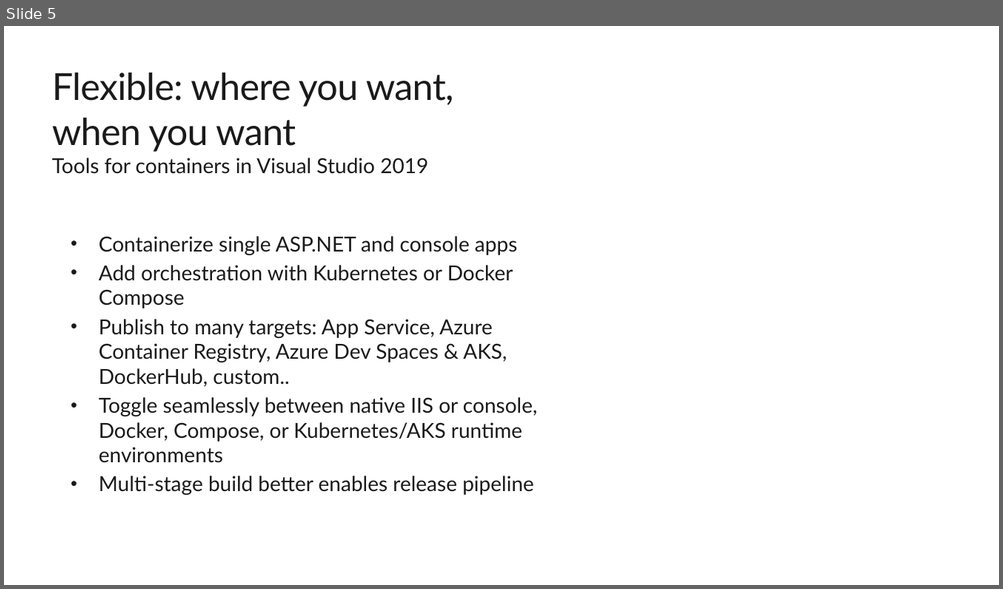
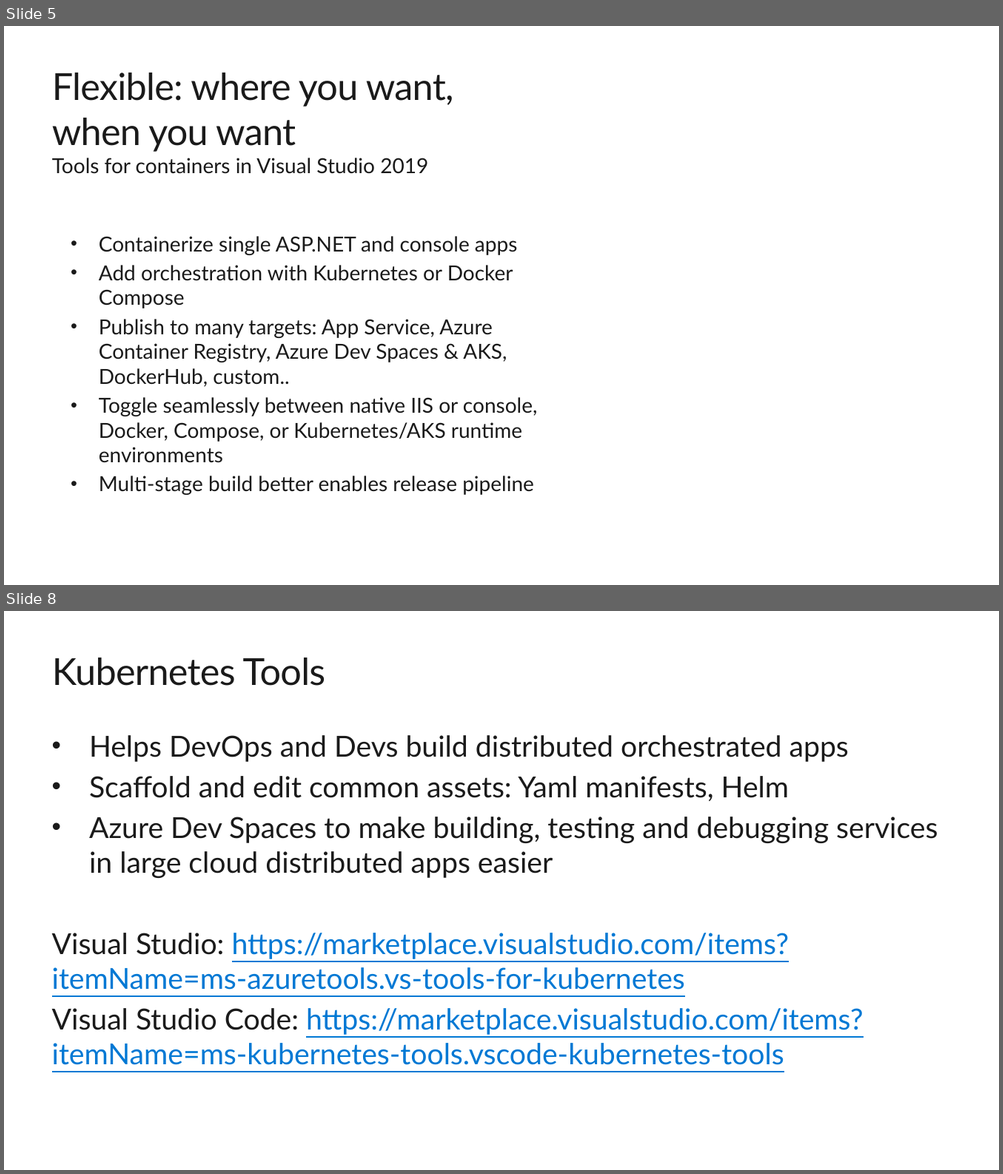
Before and after one commit to paulyuk/docker-all-the-things, a slide deck: VisualStudio2019Launch_Containers FINAL.pptx. Shown one above the other, each under a label of ours: slide 5 before the commit, slides 5 and 8 after it; the slides between them are not shown. The pictures are 1003x589 and 1003x1174 pixels, drawn with LibreOffice and Linux fonts; fonts in the diff are those of the drawing; background and template pictures are left out. Boxes give left, top, right and bottom in pixels: in the first picture for what was removed or moved away, otherwise in the second. Text is boxed around its words. In the diff, an @@ line names an element or a change of style, - is before the commit and + after.

```diff
--- a/VisualStudio2019Launch_Containers FINAL.pptx
+++ b/VisualStudio2019Launch_Containers FINAL.pptx
@@ slide 8 added at (4, 611, 999, 1170), background #FFFFFF @@
@@ title added at (52, 658, 326, 686), 36 pt, text #1A1A1A @@
+Kubernetes Tools
@@ text added at (52, 735, 937, 1065), 28 pt, text #1A1A1A @@
+• Helps DevOps and Devs build distributed orchestrated apps
+• Scaffold and edit common assets: Yaml manifests, Helm
+• Azure Dev Spaces to make building, testing and debugging services in large cloud distributed apps easier
+Visual Studio: https://marketplace.visualstudio.com/items?itemName=ms-azuretools.vs-tools-for-kubernetes
+Visual Studio Code: https://marketplace.visualstudio.com/items?itemName=ms-kubernetes-tools.vscode-kubernetes-tools
```
Also in this commit, not shown: 2 other slides added.
